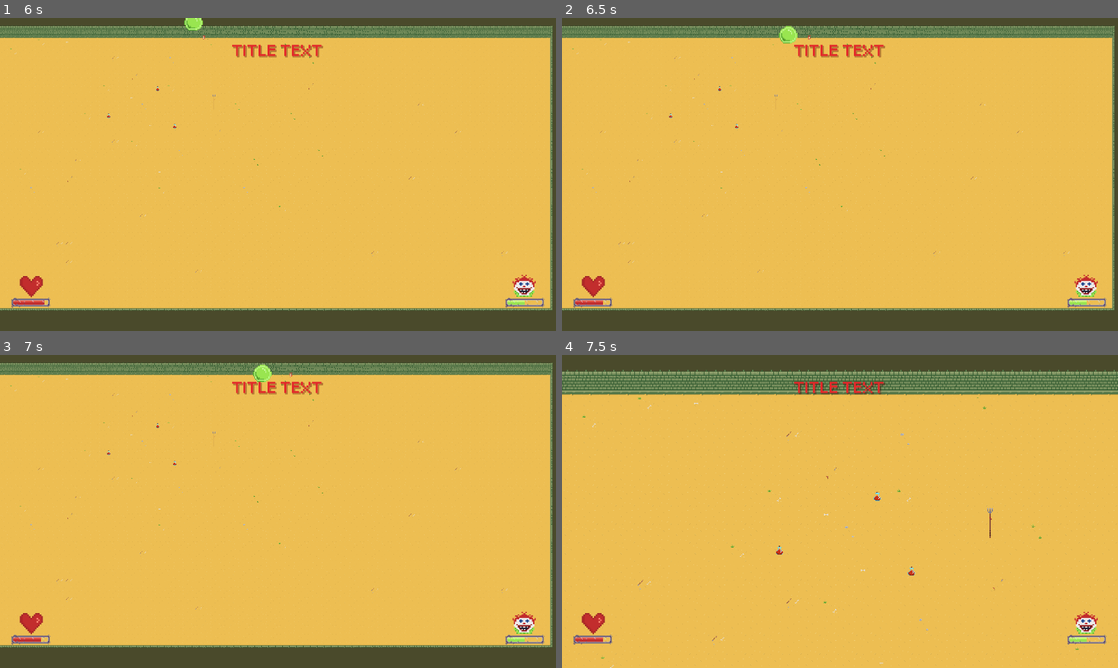
Above: before the commit, frames 1-4 (two rows, left to right).
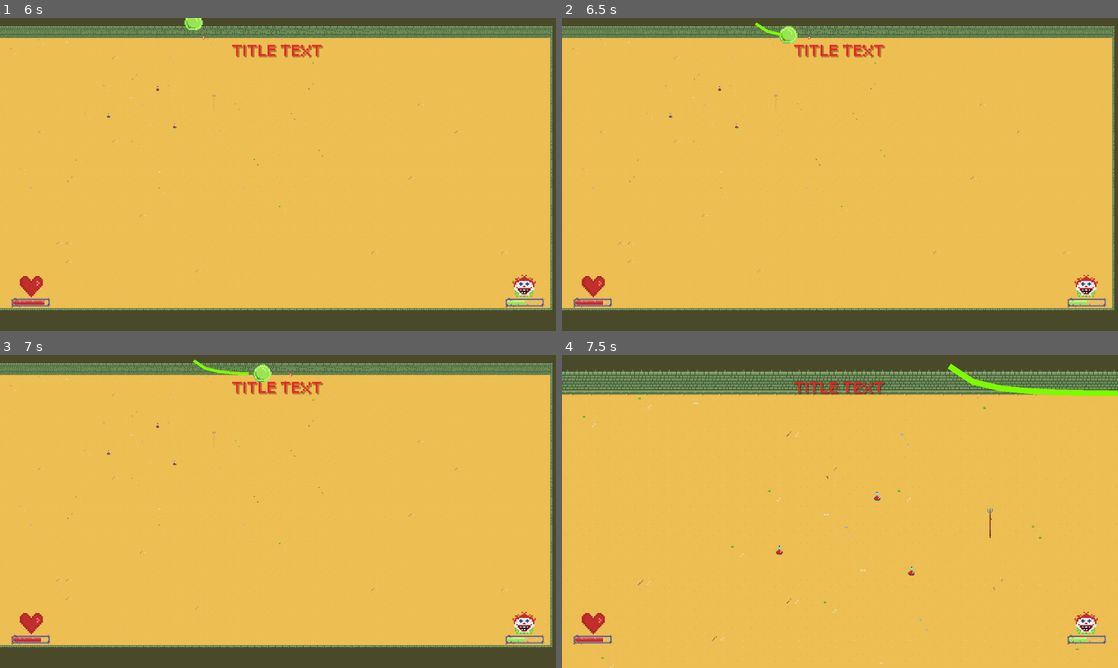
Above: after the commit, the same moments.

Repository: dev-cyprium/global-game-jam-game
Game: Godot game, scene res://world.tscn
The game is run twice, just before and just after one commit, with the same random seed, the same clock (stepped at 60 frames per second) and the same inputs.
Inputs:
- Up to frame 1 (6 s): hold W (up) 0.53-2.03 s; tap X (spear) every 1.5 s from 0.6 to 5.1 s; tap Enter at 1.25, 3.5 s; tap Z (zoom) every 1.5 s from 1.35 to 5.85 s; tap Space at 2, 5.75 s; hold A (left) 2.03-3.53 s; hold S (down) 3.53-4.28 s; hold D (right) 4.28-5.03 s; hold W (up) 5.03-5.78 s; hold D (right) from 5.78 s (still down)
- Up to frame 2 (6.5 s): keep holding D (right)
- Up to frame 3 (7 s): keep holding D (right); tap X (spear) at 6.6 s
- Up to frame 4 (7.5 s): keep holding D (right); tap Z (zoom) at 7.35 s

Frame 1 is identical in both runs. In frame 2, less than 0.1% of the frame differs, in the area x 34-40%, y 1-6%; in frame 3, 0.1%; in frame 4, 0.6%, in the area x 69-100%, y 2-14%.

Commit message:
Add slime trail

Diff:
--- a/character_body_2d.tscn
+++ b/character_body_2d.tscn
@@ -7,6 +7,38 @@
 [ext_resource type="Texture2D" uid="uid://pqwb4chu16cp" path="res://assets/addons/weapon_strap.png" id="4_uobut"]
 
 [sub_resource type="RectangleShape2D" id="RectangleShape2D_pvvho"]
+
+[sub_resource type="Animation" id="Animation_lxcwv"]
+length = 0.001
+tracks/0/type = "value"
+tracks/0/imported = false
+tracks/0/enabled = true
+tracks/0/path = NodePath("MainSprites:frame")
+tracks/0/interp = 1
+tracks/0/loop_wrap = true
+tracks/0/keys = {
+"times": PackedFloat32Array(0),
+"transitions": PackedFloat32Array(1),
+"update": 1,
+"values": [0]
+}
+
+[sub_resource type="Animation" id="Animation_erljh"]
+resource_name = "dancing"
+length = 0.6
+loop_mode = 1
+tracks/0/type = "value"
+tracks/0/imported = false
+tracks/0/enabled = true
+tracks/0/path = NodePath("MainSprites:frame")
+tracks/0/interp = 2
+tracks/0/loop_wrap = true
+tracks/0/keys = {
+"times": PackedFloat32Array(0, 0.1, 0.2, 0.4, 0.5),
+"transitions": PackedFloat32Array(1, 1, 1, 1, 1),
+"update": 1,
+"values": [10, 11, 12, 13, 14]
+}
 
 [sub_resource type="Animation" id="Animation_qwi4f"]
 resource_name = "death"
@@ -36,6 +68,22 @@
 "values": [Color(1, 1, 1, 1), Color(1, 1, 1, 1), Color(1, 1, 1, 0)]
 }
 
+[sub_resource type="Animation" id="Animation_mqkty"]
+resource_name = "dmg"
+loop_mode = 1
+tracks/0/type = "value"
+tracks/0/imported = false
+tracks/0/enabled = true
+tracks/0/path = NodePath(".:modulate")
+tracks/0/interp = 2
+tracks/0/loop_wrap = true
+tracks/0/keys = {
+"times": PackedFloat32Array(0, 0.2, 0.4, 0.8, 1),
+"transitions": PackedFloat32Array(0.482968, 1, 0.189464, 1, 0.189464),
+"update": 0,
+"values": [Color(1, 1, 1, 0), Color(1, 1, 1, 1), Color(1, 1, 1, 0), Color(1, 1, 1, 1), Color(1, 1, 1, 0)]
+}
+
 [sub_resource type="Animation" id="Animation_75lsb"]
 resource_name = "idle"
 length = 0.6
@@ -68,54 +116,6 @@
 "transitions": PackedFloat32Array(1, 1, 1, 1, 1, 1, 1),
 "update": 1,
 "values": [3, 4, 5, 6, 7, 8, 9]
-}
-
-[sub_resource type="Animation" id="Animation_erljh"]
-resource_name = "dancing"
-length = 0.6
-loop_mode = 1
-tracks/0/type = "value"
-tracks/0/imported = false
-tracks/0/enabled = true
-tracks/0/path = NodePath("MainSprites:frame")
-tracks/0/interp = 2
-tracks/0/loop_wrap = true
-tracks/0/keys = {
-"times": PackedFloat32Array(0, 0.1, 0.2, 0.4, 0.5),
-"transitions": PackedFloat32Array(1, 1, 1, 1, 1),
-"update": 1,
-"values": [10, 11, 12, 13, 14]
-}
-
-[sub_resource type="Animation" id="Animation_lxcwv"]
-length = 0.001
-tracks/0/type = "value"
-tracks/0/imported = false
-tracks/0/enabled = true
-tracks/0/path = NodePath("MainSprites:frame")
-tracks/0/interp = 1
-tracks/0/loop_wrap = true
-tracks/0/keys = {
-"times": PackedFloat32Array(0),
-"transitions": PackedFloat32Array(1),
-"update": 1,
-"values": [0]
-}
-
-[sub_resource type="Animation" id="Animation_mqkty"]
-resource_name = "dmg"
-loop_mode = 1
-tracks/0/type = "value"
-tracks/0/imported = false
-tracks/0/enabled = true
-tracks/0/path = NodePath(".:modulate")
-tracks/0/interp = 2
-tracks/0/loop_wrap = true
-tracks/0/keys = {
-"times": PackedFloat32Array(0, 0.2, 0.4, 0.8, 1),
-"transitions": PackedFloat32Array(0.482968, 1, 0.189464, 1, 0.189464),
-"update": 0,
-"values": [Color(1, 1, 1, 0), Color(1, 1, 1, 1), Color(1, 1, 1, 0), Color(1, 1, 1, 1), Color(1, 1, 1, 0)]
 }
 
 [sub_resource type="AnimationLibrary" id="AnimationLibrary_hqwdh"]
--- a/enemy.gd
+++ b/enemy.gd
@@ -10,14 +10,19 @@
 
 @export var marker: PackedScene
 var camera: Camera2D
+@onready var attack = $Attack
 
-@onready var attack = $Attack
+var trails = []
 
 func _ready():
 	player = get_tree().get_nodes_in_group("player")[0]
 	camera = get_tree().get_first_node_in_group("main_camera")
 	attack.start()
+	$SlimeSpawn.start()
 
+func _exit_tree():
+	for trail in trails:
+		%Trails.remove_child(trail)
 
 enum Attacks { LONG_STOMP, CHASE, SPEW }
 enum State { JUMP, LANDING, IDLE, CHASE }
@@ -73,6 +78,7 @@
 
 func _on_timer_timeout():
 	current_attack = attack_opts.pick_random()
+	#current_attack = attack_opts[1]
 	do_attack(current_attack)
 
 func do_attack(atk_type):
@@ -88,6 +94,11 @@
 		Attacks.CHASE:
 			$Chase.start()
 			state = State.CHASE
+			var trail = Line2D.new()
+			trail.width = 10
+			trail.default_color = Color.LAWN_GREEN
+			%Trails.add_child(trail)
+			trails.append(trail)
 			current_target = player
 
 
@@ -100,10 +111,9 @@
 func death() -> void:
 	pass
 
-func take_dmg(dmg: float) -> void:
-	hp -= dmg
+func take_dmg(taken_dmg: float) -> void:
+	hp -= taken_dmg
 	print("Current hp: ", hp)
-
 
 func _on_hurtbox_area_entered(area):
 	print(area.name)
@@ -113,3 +123,7 @@
 	if area.is_in_group("player"):
 		print("dmg")
 		area.get_parent().take_dmg(dmg)
+
+func _on_slime_spawn_timeout():
+	if state == State.CHASE:
+		trails[-1].add_point(global_position)
--- a/enemy.tscn
+++ b/enemy.tscn
@@ -106,6 +106,10 @@
 position = Vector2(1, 0)
 shape = SubResource("CircleShape2D_21v42")
 
+[node name="SlimeSpawn" type="Timer" parent="."]
+wait_time = 0.2
+
 [connection signal="timeout" from="Chase" to="." method="_on_chase_timeout"]
 [connection signal="timeout" from="Attack" to="." method="_on_timer_timeout"]
 [connection signal="area_entered" from="Hurtbox" to="." method="_on_hurtbox_area_entered"]
+[connection signal="timeout" from="SlimeSpawn" to="." method="_on_slime_spawn_timeout"]
--- a/project.godot
+++ b/project.godot
@@ -26,6 +26,7 @@
 window/size/initial_position=Vector2i(1280, 720)
 window/size/resizable=false
 window/stretch/mode="canvas_items"
+window/stretch/aspect="keep_height"
 window/stretch/scale=2.0
 window/stretch/scale_mode="integer"
 
--- a/world.tscn
+++ b/world.tscn
@@ -49,3 +49,6 @@
 
 [node name="Potion3" parent="." instance=ExtResource("8_k68a4")]
 position = Vector2(603, 373)
+
+[node name="Trails" type="Node2D" parent="."]
+unique_name_in_owner = true
Not shown: 1 places in tile_map.tres that only renumber resources
Not shown: 1 places in world.tscn that only renumber resources
